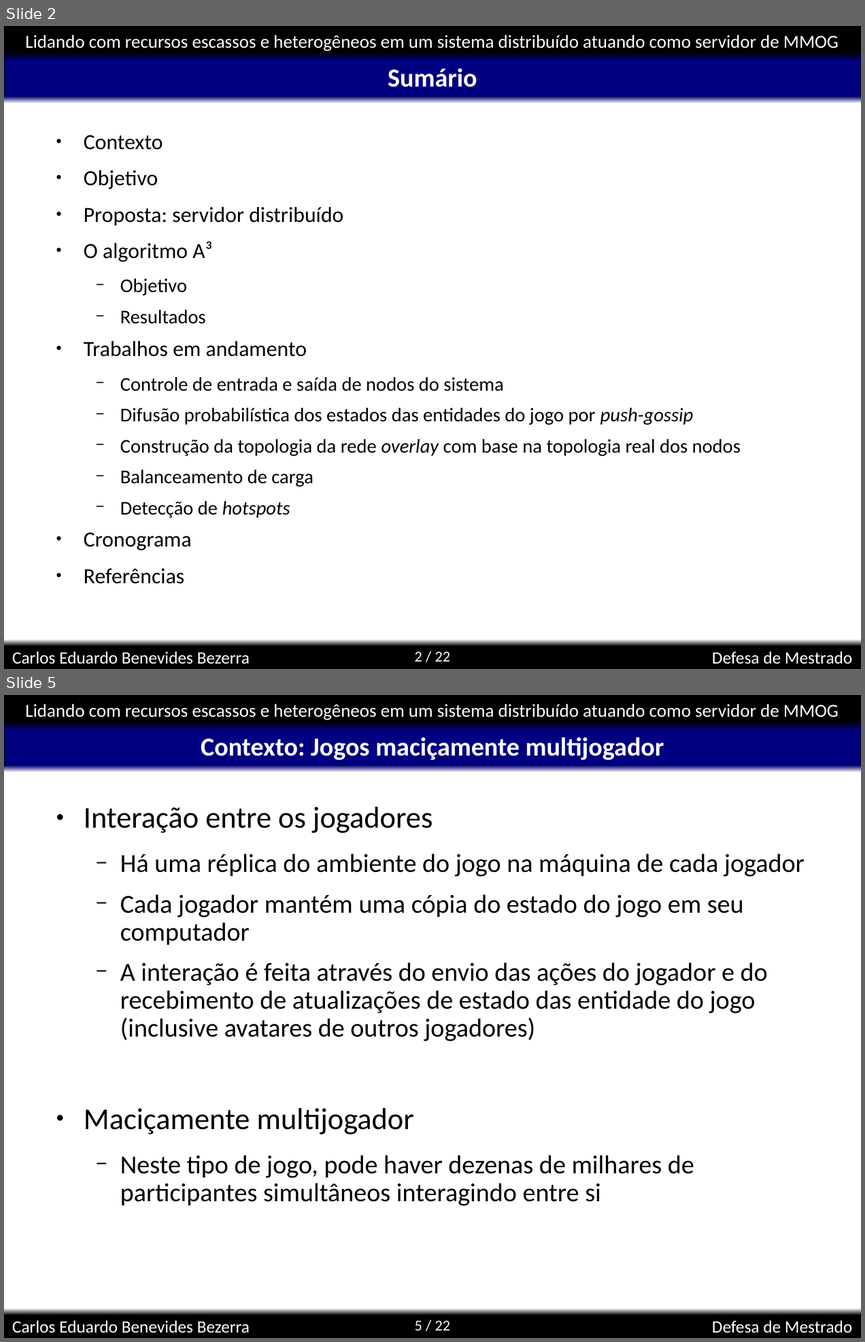
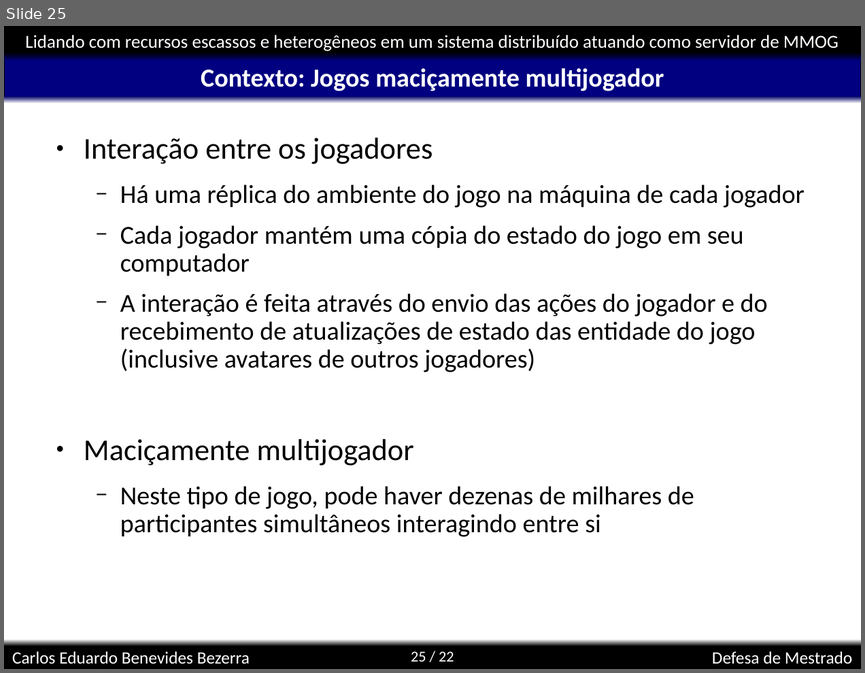
Before and after one commit to kdubezerra/kdubezerra, a slide deck: textos/dissertation/Diss_Defesa.ppt. Shown one above the other, each under a label of ours: slides 2 and 5 before the commit, slide 25 after it; the slides between them are not shown. The pictures are 865x1342 and 865x673 pixels, drawn with LibreOffice and Linux fonts; fonts in the diff are those of the drawing; background and template pictures are left out. Boxes give left, top, right and bottom in pixels: in the first picture for what was removed or moved away, otherwise in the second. Text is boxed around its words. In the diff, an @@ line names an element or a change of style, - is before the commit and + after.

```diff
--- a/textos/dissertation/Diss_Defesa.ppt
+++ b/textos/dissertation/Diss_Defesa.ppt
@@ slide 2 removed at (4, 26, 861, 669), background #FFFFFF; not listed: 8 template elements that a slide beside it also shows @@
@@ title removed at (388, 68, 477, 87) @@
-Sumário
@@ text removed at (84, 135, 740, 584) @@
-● Contexto
-● Objetivo
-● Proposta: servidor distribuído
-● O algoritmo A³
-  − Objetivo
-  − Resultados
-● Trabalhos em andamento
-  − Controle de entrada e saída de nodos do sistema
-  − Difusão probabilística dos estados das entidades do jogo por push-gossip
-  − Construção da topologia da rede overlay com base na topologia real dos nodos
-  − Balanceamento de carga
-  − Detecção de hotspots
-● Cronograma
-● Referências
@@ what was slide 5 is now slide 25 @@
@@ page number at (411, 651, 454, 661): text changed @@
-5 / 22
+25 / 22
```
Also in this commit, not shown: 5 slides changed, 24 slides added, 6 other slides removed, 19 other files.
